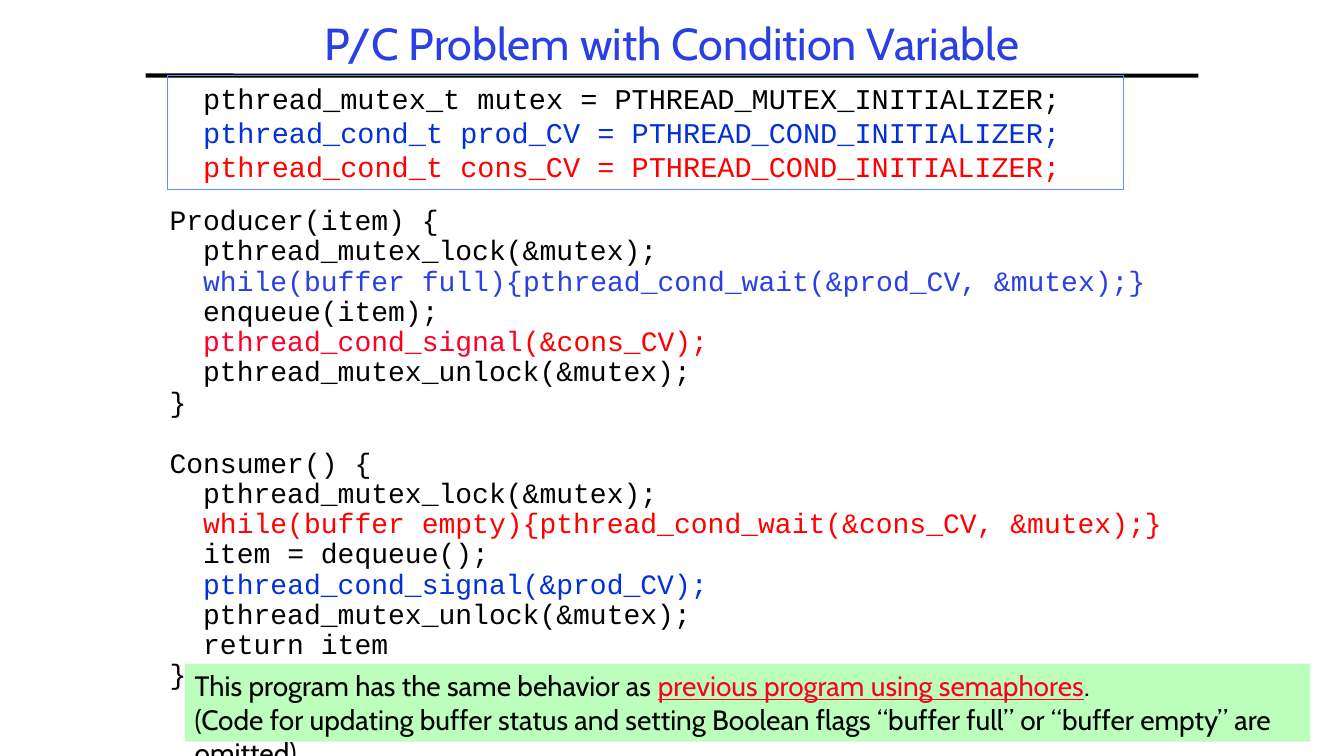
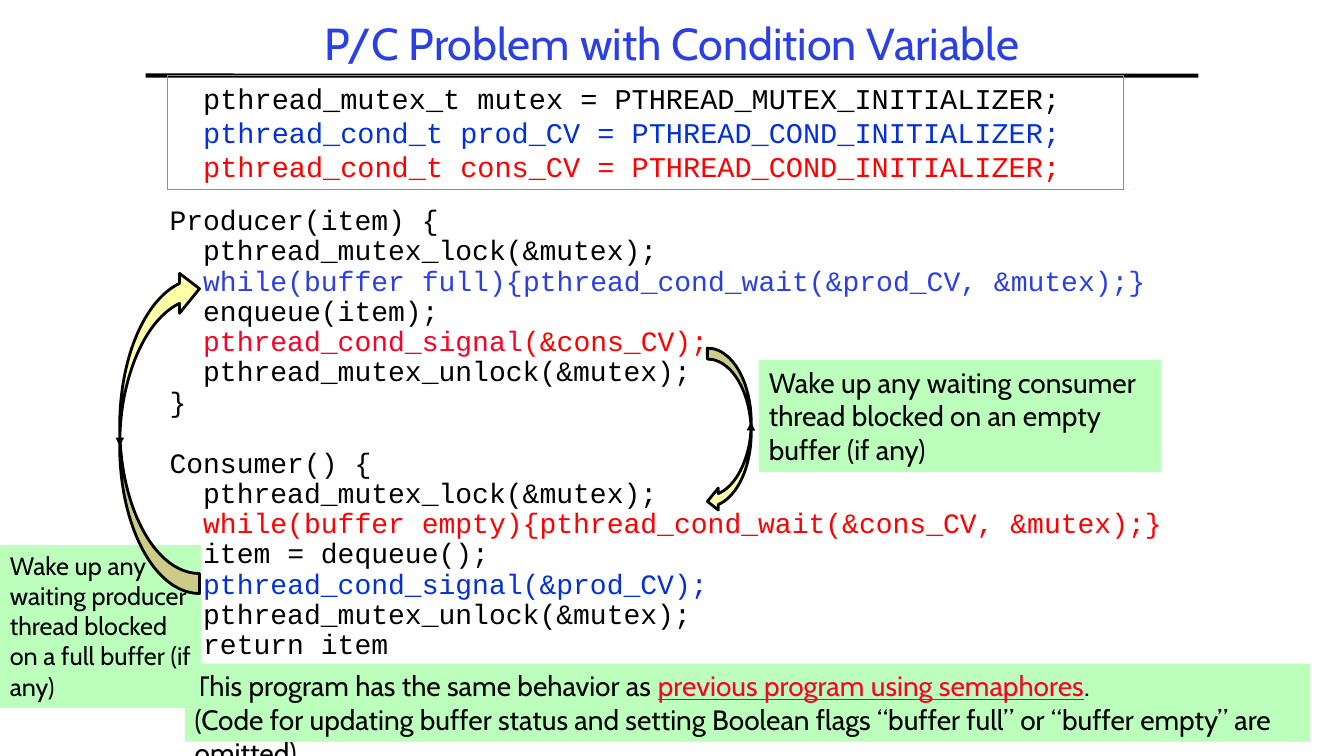
Before and after one commit to guhofstra/CSC256Fa25, a slide deck: slide 38 of PPTs/L3-Synchronization.pptx. Drawn at 1344x756 pixels with LibreOffice and Linux fonts; fonts in the diff are those of the drawing. Boxes give left, top, right and bottom in pixels: in the first picture for what was removed or moved away, otherwise in the second. Text is boxed around its words. In the diff, an @@ line names an element or a change of style, - is before the commit and + after.

```diff
--- a/PPTs/L3-Synchronization.pptx
+++ b/PPTs/L3-Synchronization.pptx
@@ curved right arrow added at [120, 269, 200, 594], fill #FFFFAA, outline #000000 2 pt @@
@@ curved right arrow added at [708, 348, 751, 512], fill #FFFFAA, outline #000000 2 pt @@
@@ rectangle added at [759, 360, 1162, 472], fill #BCFFBC, 20 pt, text #000000 @@
+Wake up any waiting consumer thread blocked on an empty buffer (if any)
@@ rectangle added at [0, 545, 201, 709], fill #BCFFBC, 18 pt, text #000000 @@
+Wake up any waiting producer thread blocked on a full buffer (if any)
```
Also in this commit, not shown: 12 other slides changed, 2 slides added, 1 slide removed, 1 other file.
